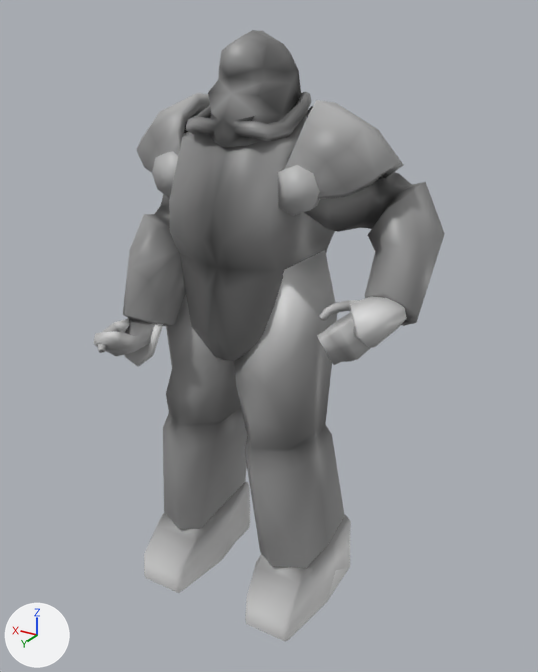
What one commit did to the COLLADA model modelsource/powerarmor/out/animations/fo4_t51_m_idle_2.dae.
The view is the same before and after, from a camera (50 mm lens) standing at (-7.67, 12.45, 11.97) and looking at (-0.41, 0.35, 5.92). Arrows for +X, +Y and +Z are at lower left; the lights stay in place.

Names of what the first picture shows: 'remesh'.
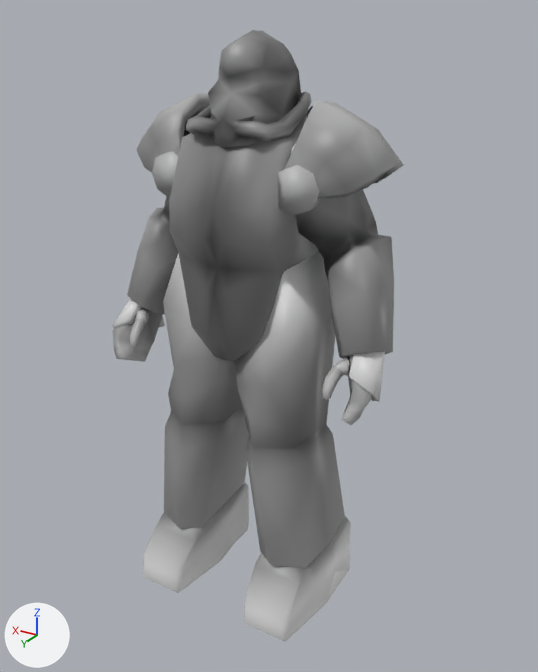
Patch to the scene script:
```diff
--- a/modelsource/powerarmor/out/animations/fo4_t51_m_idle_2.dae.py
+++ b/modelsource/powerarmor/out/animations/fo4_t51_m_idle_2.dae.py
@@ me_remesh @@
 # used by ob_remesh; location = (0.0, 0.0, 0.0)
-me_remesh.from_pydata(...)  # 1104 vertices, 2124 faces; spans x -3.62..2.85, y -1.92..2.95, z -0.09..11.73
+me_remesh.from_pydata(...)  # 1104 vertices, 2124 faces; spans x -3.17..3.17, y -1.92..2.21, z -0.06..11.73
+# me_remesh part 1: the loose piece of 20 vertices spanning x -3.46..-2.55, y 0.51..1.63, z 6.39..7.42 is multiplied about its middle by the matrix ((0.704, -0.652, -0.282), (0.678, 0.498, 0.541), (-0.212, -0.572, 0.792)), then moved by (0.19, -0.41, -1.16)
+# me_remesh part 2: the loose piece of 20 vertices spanning x 0.95..1.96, y 1.43..2.33, z 5.46..6.49 is multiplied about its middle by the matrix ((0.154, -0.591, -0.792), (0.782, 0.563, -0.268), (0.604, -0.578, 0.549)), then moved by (1.44, -1.28, -0.17)
+# me_remesh part 3: 385 of 1104 vertices moved; they spanned x -3.62..2.24, y -1.27..2.95, z 0.51..10.04 and now span x -3.1..3.09, y -0.83..1.72, z 0.51..10.06; mean shift (0.3, -0.32, -0.43); largest move (1.47, 2.91, 6.37) -> (2.58, 0.91, 4.85)
 me_remesh.materials.append(mat_remeshmaterial)
```

Location of each change, (x1, y1, x2, y2) in pixels of the pictures (538 x 672 px; the box of a moved part takes in the faces that stretch with it):
'remesh', reshaped (17% narrower)
    before: (93, 30, 445, 642)
    after: (112, 30, 404, 641)
part 1 of me_remesh, moved or reshaped
    before: (350, 296, 407, 348)
    after: (349, 352, 385, 401)
part 2 of me_remesh, moved or reshaped
    before: (124, 324, 163, 367)
    after: (112, 299, 165, 328)
part 3 of me_remesh, moved or reshaped
    before: (93, 132, 445, 568)
    after: (112, 144, 394, 568)
